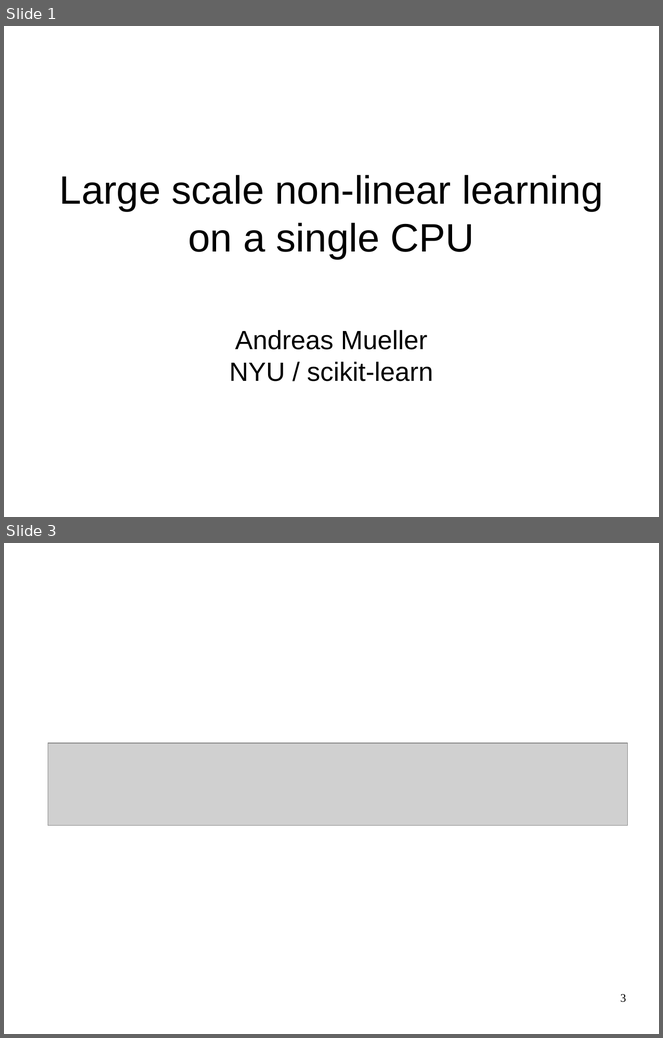
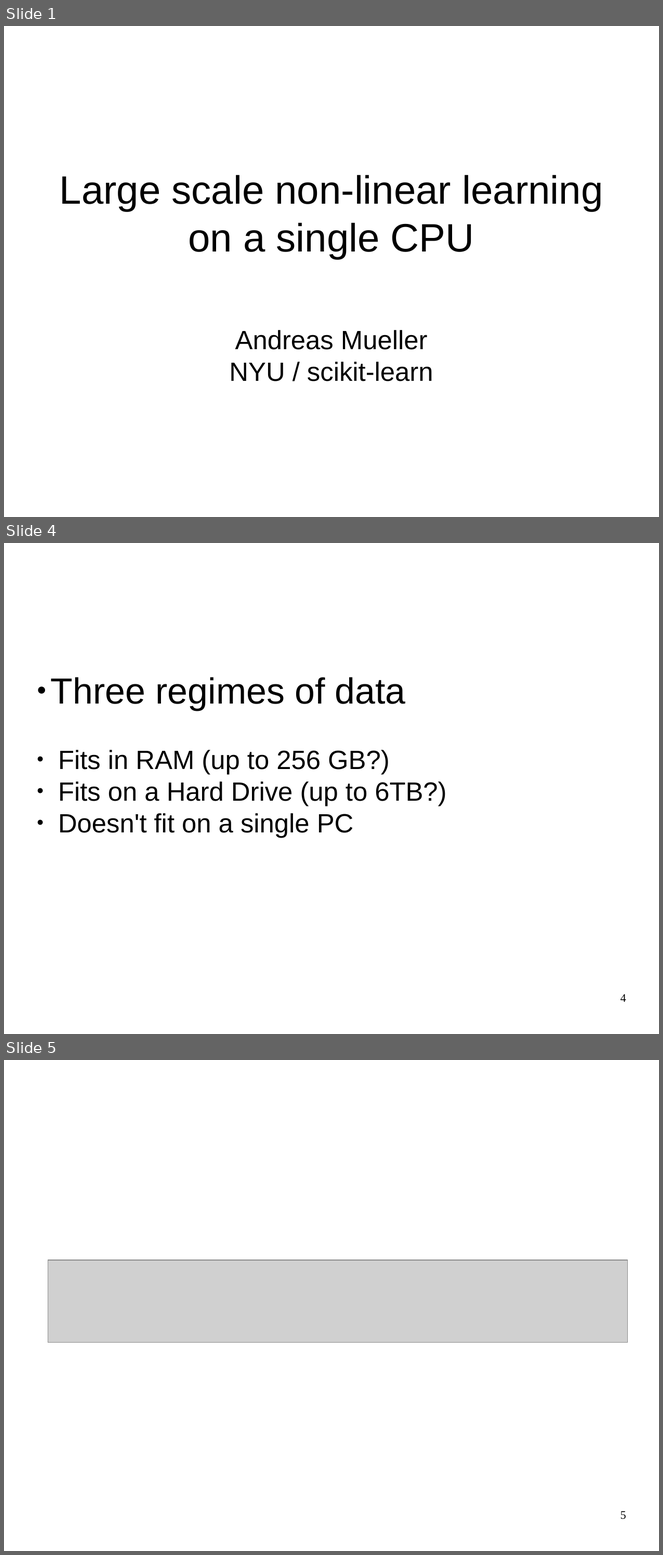
Before and after one commit to amueller/talks_odt, a slide deck: large-scale-non-linear-learning-pygotham-2015.odp. Shown one above the other, each under a label of ours: slides 1 and 3 before the commit, slides 1, 4 and 5 after it; the slides between them are not shown. The pictures are 663x1038 and 663x1555 pixels, drawn with LibreOffice and Linux fonts; fonts in the diff are those of the drawing; grey boxes stand for pictures. Boxes give left, top, right and bottom in pixels: in the first picture for what was removed or moved away, otherwise in the second. Text is boxed around its words. In the diff, an @@ line names an element or a change of style, - is before the commit and + after.

```diff
--- a/large-scale-non-linear-learning-pygotham-2015.odp
+++ b/large-scale-non-linear-learning-pygotham-2015.odp
@@ slide 4 added at (4, 543, 659, 1034), background #FFFFFF @@
@@ subtitle added at (51, 677, 447, 838), 32 pt, text #000000 @@
+● Three regimes of data
+● Fits in RAM (up to 256 GB?)
+● Fits on a Hard Drive (up to 6TB?)
+● Doesn't fit on a single PC
@@ page number added at (621, 994, 626, 1002), 14 pt, text #000000 @@
+4
@@ what was slide 3 is now slide 5 @@
@@ page number at (621, 1511, 626, 1520): text changed @@
-3
+5
```
Also in this commit, not shown: 6 slides changed, 4 other slides added, 4 slides removed.
